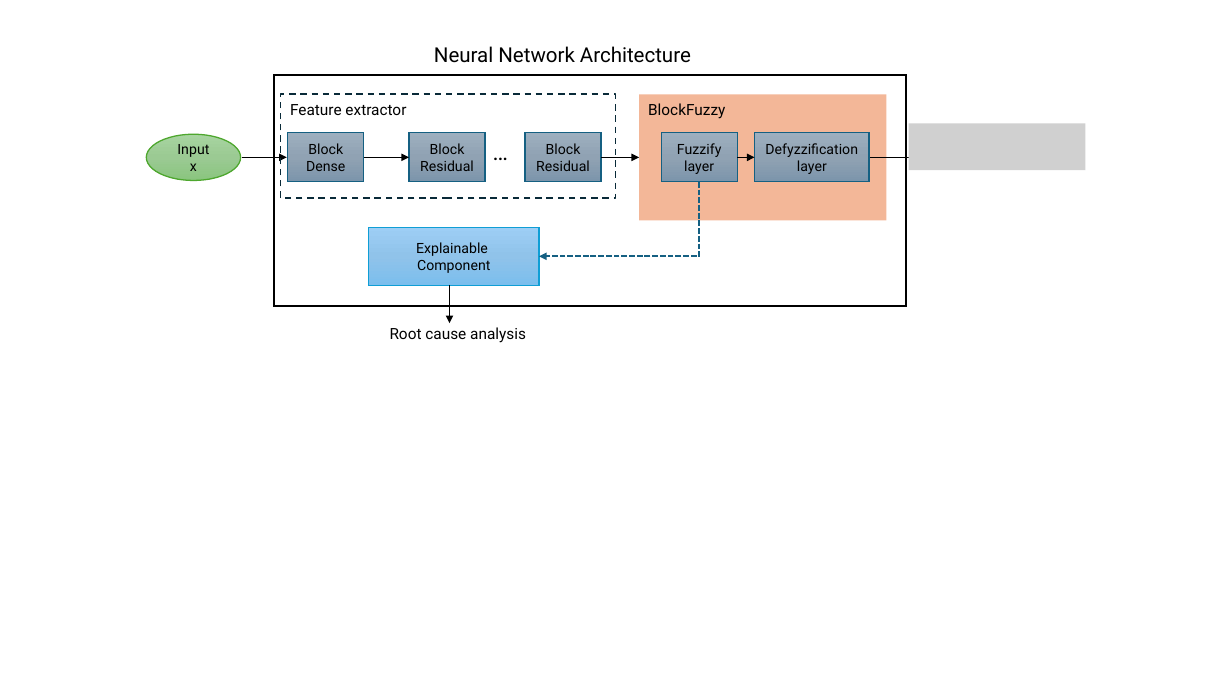
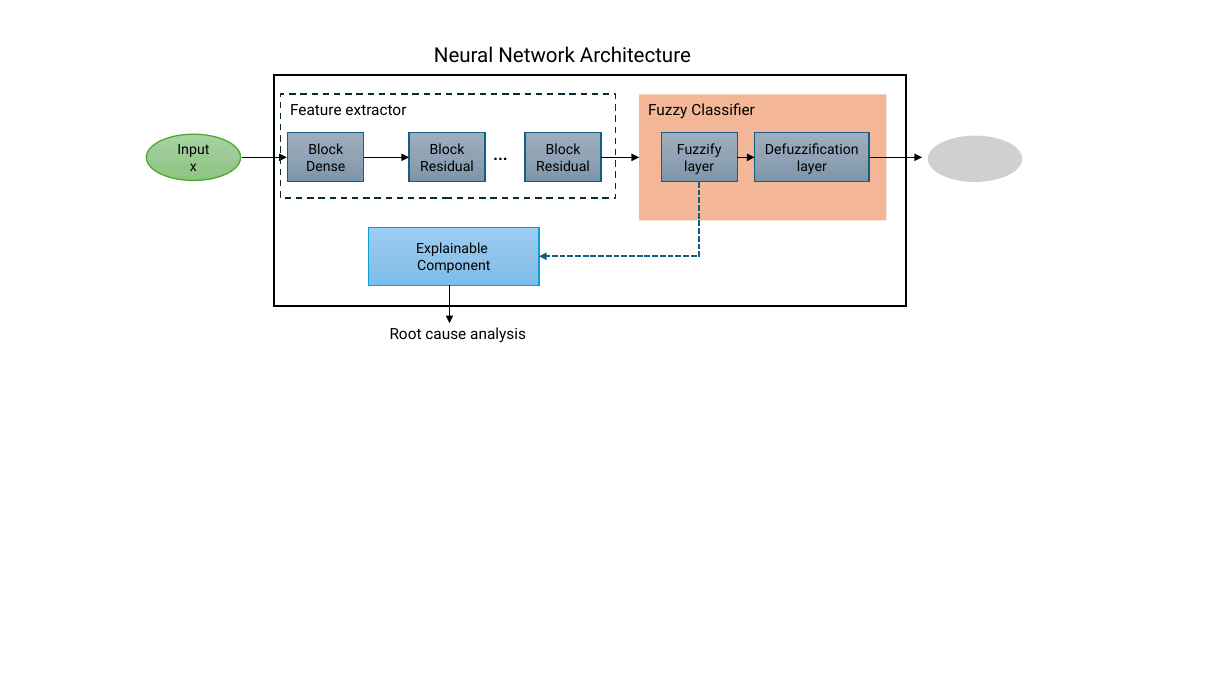
Before and after one commit to katopaulas/Fuzzy-Naval-Prop-Paper, a slide deck: slide 1 of misc_proxeiro/arch_graphs.pptx. Drawn at 1232x693 pixels with LibreOffice and Linux fonts; fonts in the diff are those of the drawing; grey boxes stand for pictures. Boxes give left, top, right and bottom in pixels: in the first picture for what was removed or moved away, otherwise in the second. Text is boxed around its words. In the diff, an @@ line names an element or a change of style, - is before the commit and + after.

```diff
--- a/misc_proxeiro/arch_graphs.pptx
+++ b/misc_proxeiro/arch_graphs.pptx
@@ text at (x1=648, y1=103, x2=755, y2=119): text changed @@
-BlockFuzzy
+Fuzzy Classifier
@@ text in rectangle at (x1=765, y1=143, x2=859, y2=174): text changed @@
-Defyzzification layer
+Defuzzification layer
@@ picture removed at (x1=909, y1=124, x2=1085, y2=170) @@
@@ picture added at (x1=928, y1=136, x2=1022, y2=182) @@
```
Also in this commit, not shown: 1 other slide changed, 5 other files.
